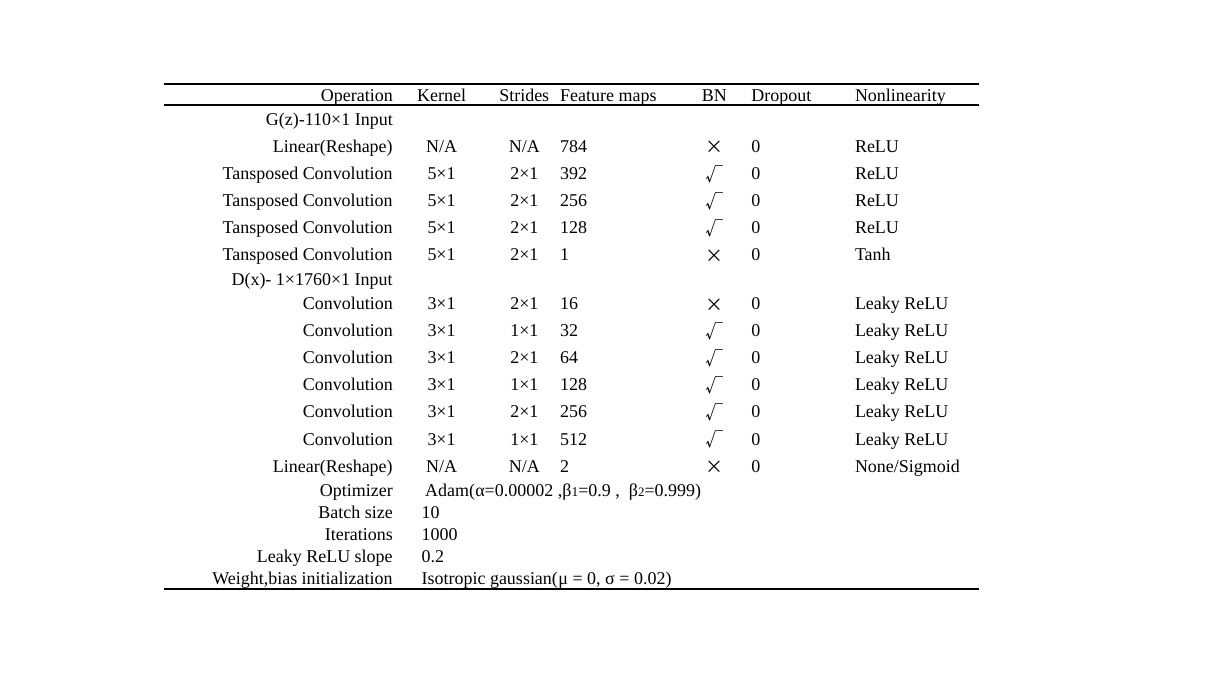
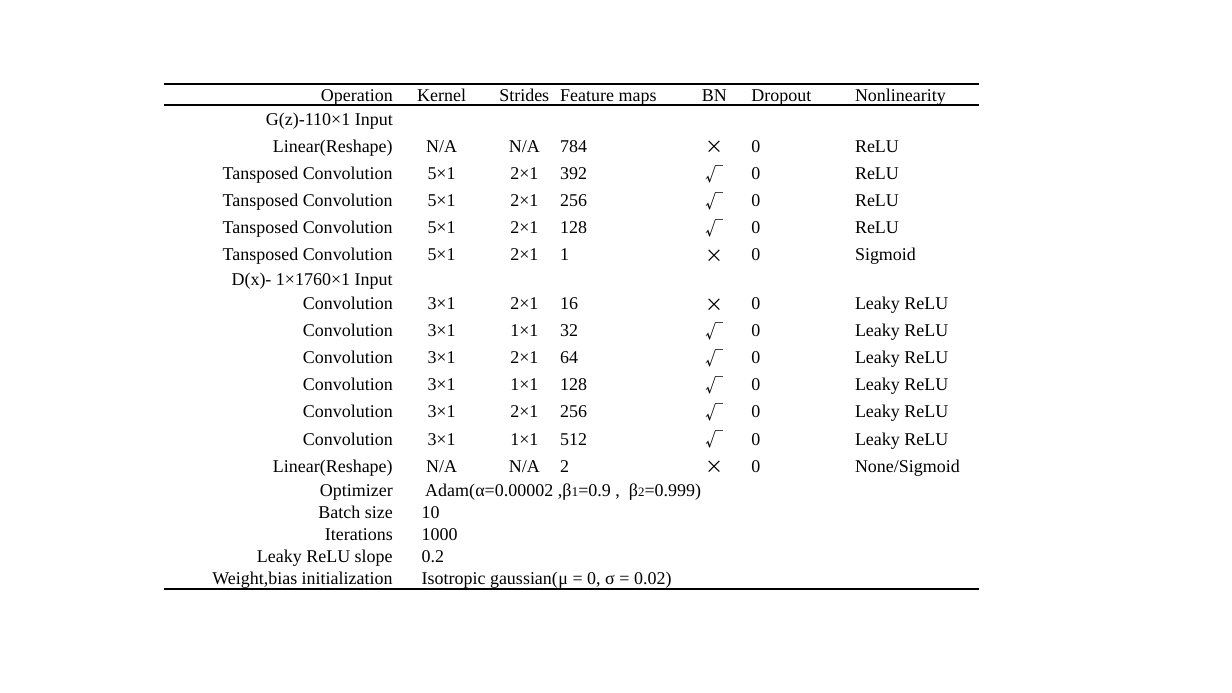
Before and after one commit to DreamPurchaseZnz/Picture, a slide deck: slide 29 of GANs_model.pptx (slide 27 before the commit). Drawn at 1232x693 pixels with LibreOffice and Linux fonts; fonts in the diff are those of the drawing. Boxes give left, top, right and bottom in pixels: in the first picture for what was removed or moved away, otherwise in the second. Text is boxed around its words. In the diff, an @@ line names an element or a change of style, - is before the commit and + after.

```diff
--- a/GANs_model.pptx
+++ b/GANs_model.pptx
@@ table at (165,84,979,592) @@
-row 7, column 7: Tanh
+row 7, column 7: Sigmoid
```
Also in this commit, not shown: 3 other slides changed, 8 slides added, 2 slides removed, 25 other files.
